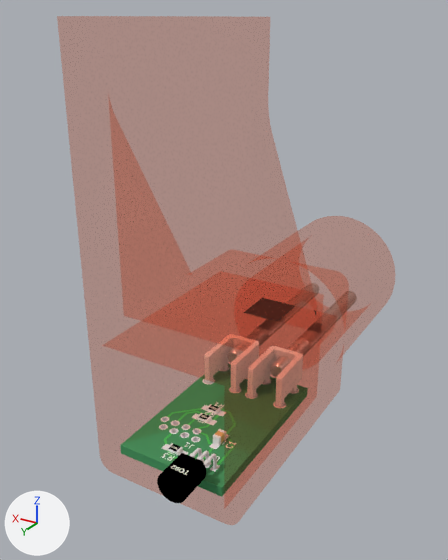
The Blender file Water-Probe/Design Files/CAD/Probe Body Square.blend: old version first, new version second.
Both versions are drawn from a 50 mm camera at (-44.1, 93.9, 52.8) aimed at (4.7, 12.7, 12.2). The axes (+X, +Y, +Z) are drawn at lower left. The lights are the same throughout.

The scene before the commit, as lines of its bpy script (objects in view):
```python
ob_pcb = bpy.data.objects.new('PCB', me_shape_indexedfaceset_028)
ob_pcb.location = (0.0, 36.0, -9.0)
ob_pcb.rotation_euler = (0.0, 0.0, 4.712)  # degrees (0, 0, 270)
ob_pcb.scale = (2.54, 2.54, 2.54)
ob_probe_body = bpy.data.objects.new('Probe Body', me_circle_002)
ob_probe_body.location = (0.0, 0.0, 0.0)
ob_probe_body.rotation_euler = (1.571, -1.571, 0.0)  # degrees (90, -90, 0)
```
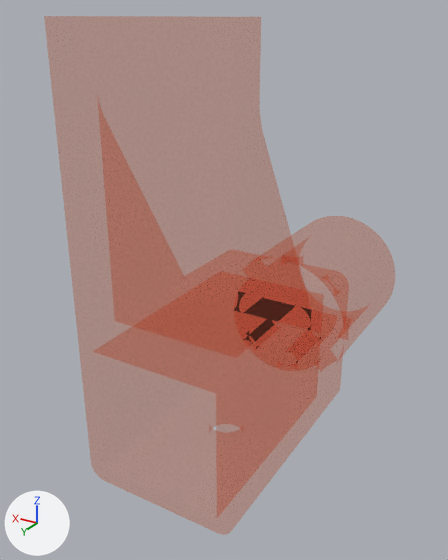
Edits to the bpy script that builds the scene:
```text
Change me_circle_002:
    used by ob_probe_body; location = (0.0, 0.0, 0.0); rotation_euler = (1.571, -1.571, 0.0), in degrees (90, -90, 0)
    remove me_circle_002.from_pydata(...)  # 1142 vertices, 929 faces, 2 loose edges; spans x -12.5..52.5, y -12.5..12.5, z -37.0..30.0
    add me_circle_002.from_pydata(...)  # 1963 vertices, 1426 faces, 2 loose edges; spans x -12.5..52.5, y -12.5..12.5, z -39.0..30.0
    me_circle_002 part 1: 821 vertices added at x -12.5..12.5, y -12.5..12.5, z 2.0..6.0
    me_circle_002 part 2: 180 vertices moved from x -12.5..52.5, y -12.5..12.5, z -37.0..-14.1 to x -12.5..52.5, y -12.5..12.5, z -39.0..-16.1
Change ob_pcb:
    add ob_pcb.hide_viewport = True
```

What differs and where, as boxes [x1, y1, x2, y2] in the pictures (448 x 560 px; the box of a moved part takes in the faces that stretch with it):
'Probe Body', reshaped: before [57, 16, 395, 525]; after [44, 16, 395, 535]
'PCB', hidden: before [120, 378, 224, 503]
part 1 of me_circle_002, added (brown): after [291, 216, 395, 355]
part 2 of me_circle_002, moved or reshaped: before [57, 16, 338, 525]; after [44, 16, 338, 535]
